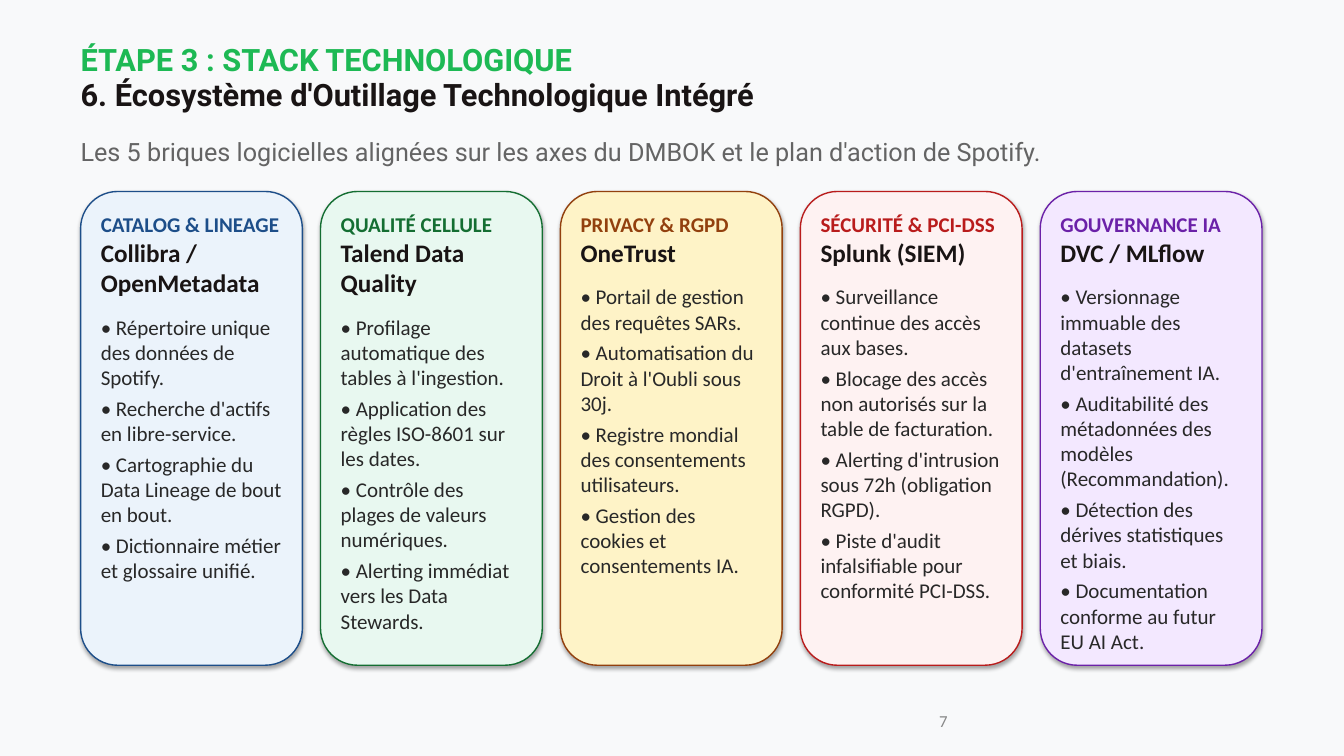
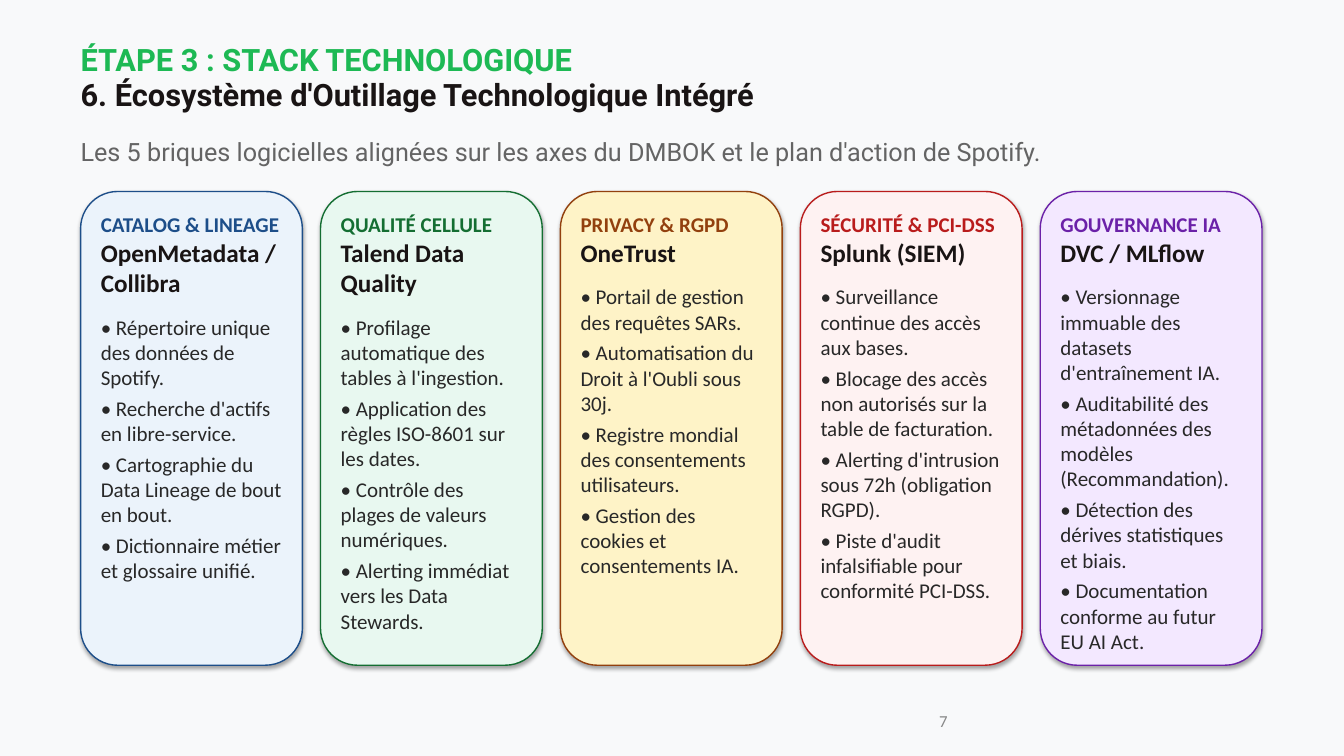
Before and after one commit to Elkristobal59/CERTIFICATION_AIA, a slide deck: slide 7 of 01_BLOC_1_GOUVERNANCE_SPOTIFY/LIVRABLES/04_Presentation_Executive_Gouvernance_Spotify.pptx. Drawn at 1344x756 pixels with LibreOffice and Linux fonts; fonts in the diff are those of the drawing. Boxes give left, top, right and bottom in pixels: in the first picture for what was removed or moved away, otherwise in the second. Text is boxed around its words. In the diff, an @@ line names an element or a change of style, - is before the commit and + after.

```diff
--- a/01_BLOC_1_GOUVERNANCE_SPOTIFY/LIVRABLES/04_Presentation_Executive_Gouvernance_Spotify.pptx
+++ b/01_BLOC_1_GOUVERNANCE_SPOTIFY/LIVRABLES/04_Presentation_Executive_Gouvernance_Spotify.pptx
@@ text at box(101, 244, 260, 292): text changed @@
-Collibra / OpenMetadata
+OpenMetadata / Collibra
```
Also in this commit, not shown: 5 other slides changed, 22 other files.
